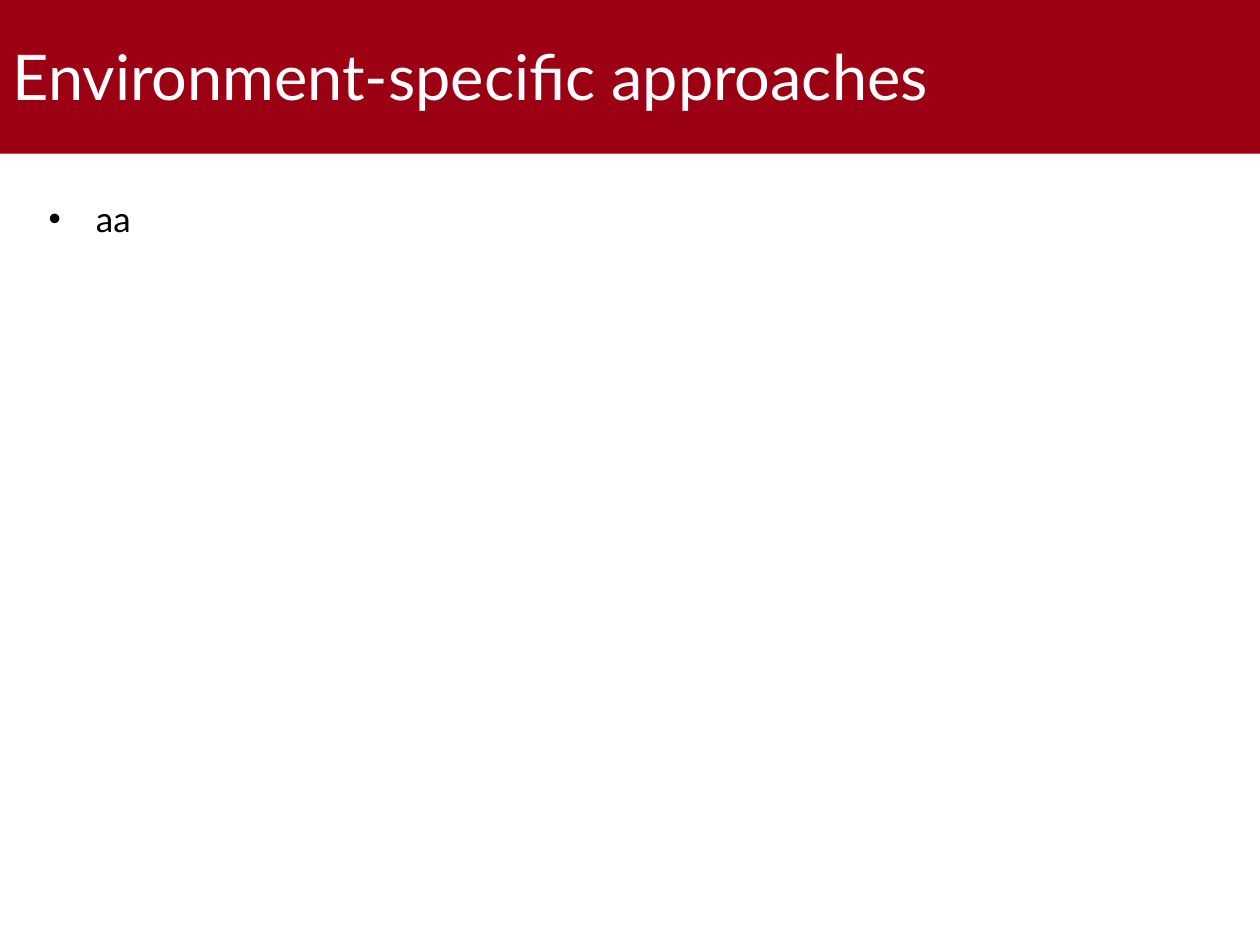
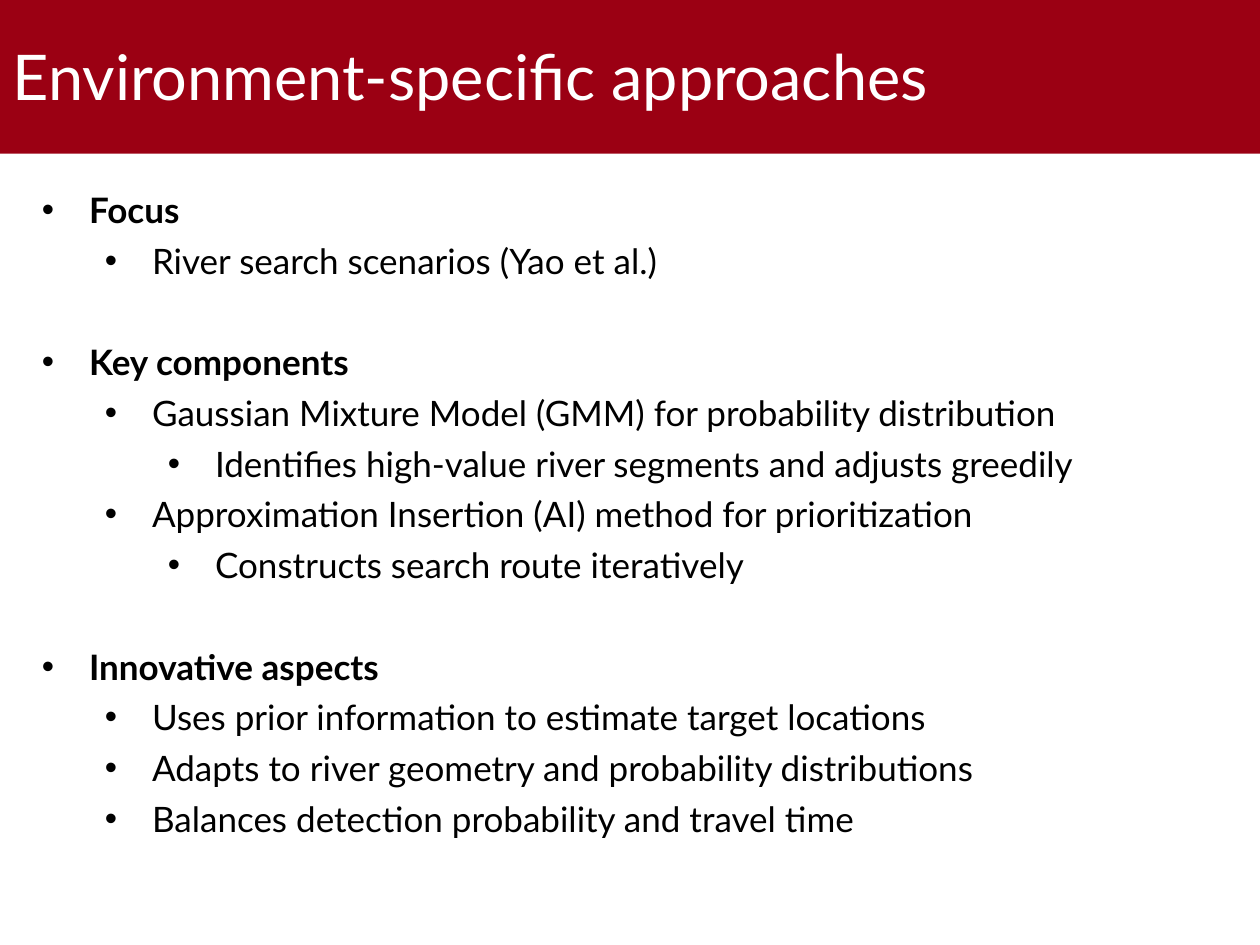
Before and after one commit to gabrielrovesti/WNMA-UAV-Route-Planning-Survey, a slide deck: slide 13 of 2 - Slides/UAV Route Planning Strategies.pptx (slide 12 before the commit). Drawn at 1260x945 pixels with LibreOffice and Linux fonts; fonts in the diff are those of the drawing; background and template pictures are left out. Boxes give left, top, right and bottom in pixels: in the first picture for what was removed or moved away, otherwise in the second. Text is boxed around its words. In the diff, an @@ line names an element or a change of style, - is before the commit and + after.

```diff
--- a/2 - Slides/UAV Route Planning Strategies.pptx
+++ b/2 - Slides/UAV Route Planning Strategies.pptx
@@ text added at box(89, 197, 1073, 838), 20 pt, text #000000 @@
+• Focus
+  • River search scenarios (Yao et al.)
+• Key components
+  • Gaussian Mixture Model (GMM) for probability distribution
+    • Identifies high-value river segments and adjusts greedily
+  • Approximation Insertion (AI) method for prioritization
+    • Constructs search route iteratively
+• Innovative aspects
+  • Uses prior information to estimate target locations
+  • Adapts to river geometry and probability distributions
+  • Balances detection probability and travel time
@@ text removed at box(96, 214, 131, 233) @@
-• aa
```
Also in this commit, not shown: 7 other slides changed, 4 slides added, 1 other file.
